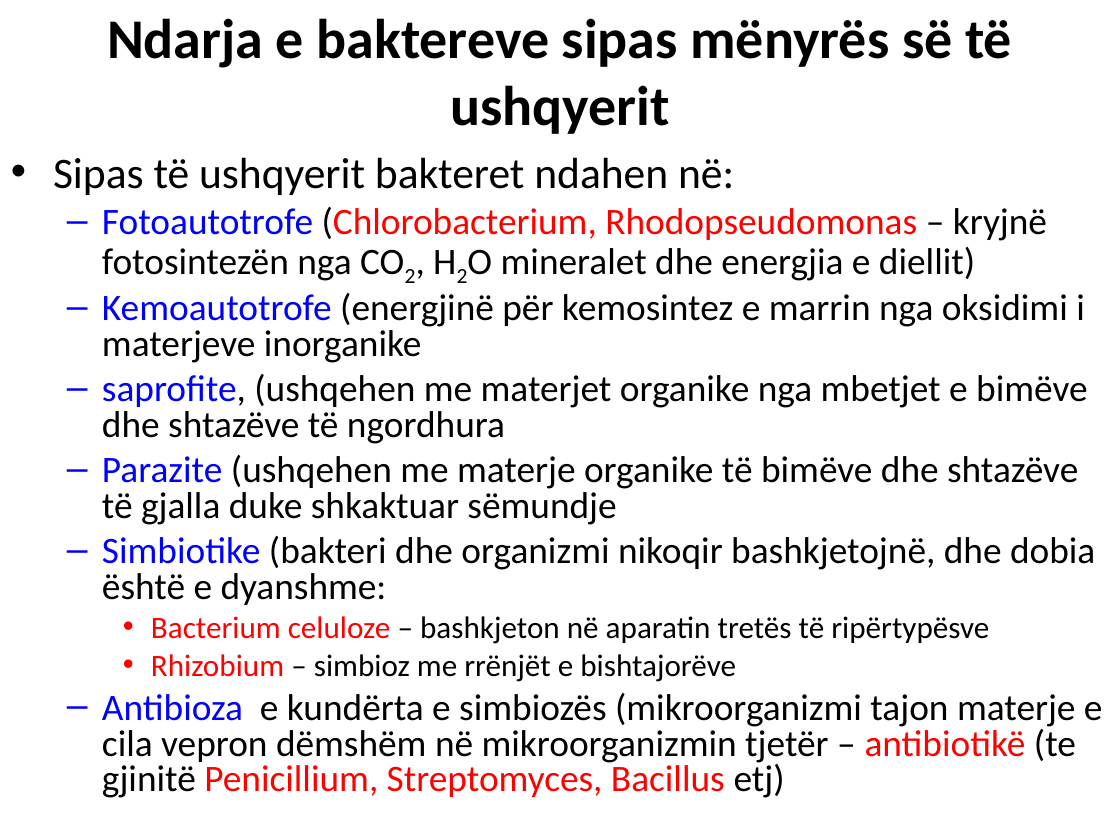
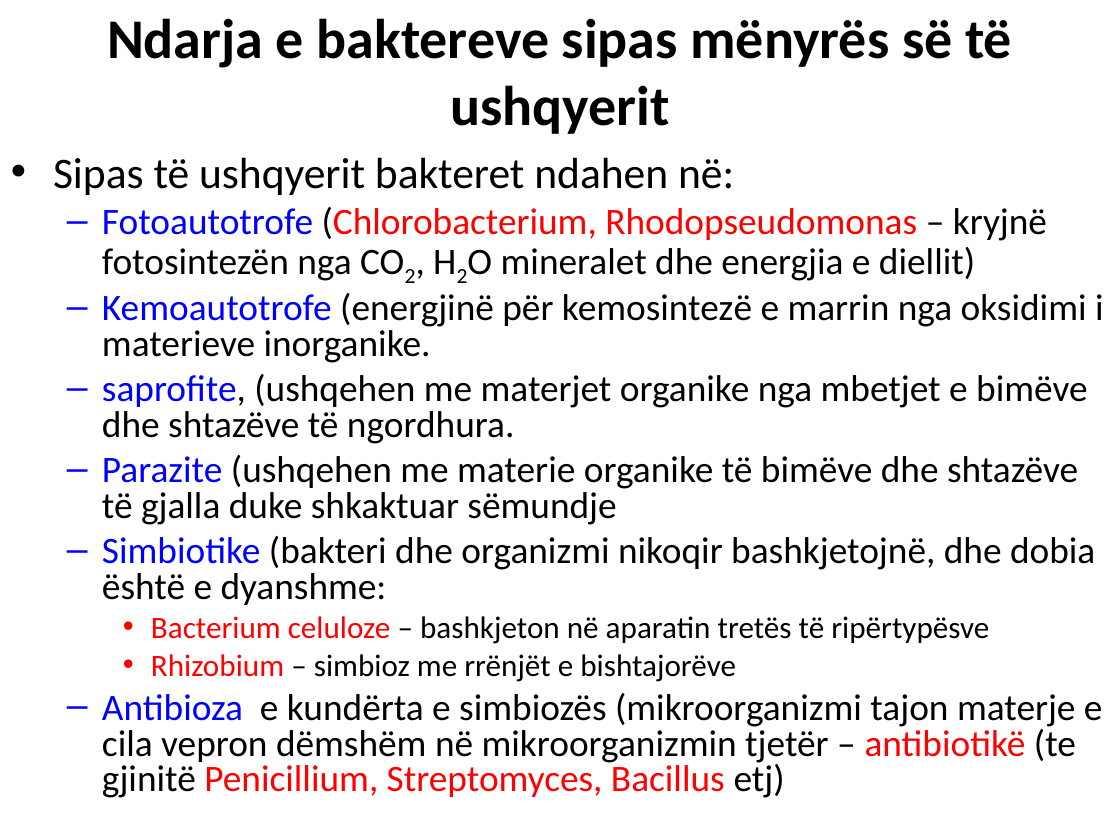
Before and after one commit to biologjia-aplikative/Biologjia-Aplikative, a slide deck: slide 27 of materiale/Klasa 11/2. BAKTERIET.ppt. Drawn at 1120x840 pixels with LibreOffice and Linux fonts; fonts in the diff are those of the drawing. Boxes give left, top, right and bottom in pixels: in the first picture for what was removed or moved away, otherwise in the second. Text is boxed around its words. In the diff, an @@ line names an element or a change of style, - is before the commit and + after.

```diff
--- a/materiale/Klasa 11/2. BAKTERIET.ppt
+++ b/materiale/Klasa 11/2. BAKTERIET.ppt
@@ text at [102,293,1104,525]: text changed @@
-  – Kemoautotrofe (energjinë për kemosintez e marrin nga oksidimi i materjeve inorganike
-  – saprofite, (ushqehen me materjet organike nga mbetjet e bimëve dhe shtazëve të ngordhura
-  – Parazite (ushqehen me materje organike të bimëve dhe shtazëve të gjalla duke shkaktuar sëmundje
+  – Kemoautotrofe (energjinë për kemosintezë e marrin nga oksidimi i materieve inorganike.
+  – saprofite, (ushqehen me materjet organike nga mbetjet e bimëve dhe shtazëve të ngordhura.
+  – Parazite (ushqehen me materie organike të bimëve dhe shtazëve të gjalla duke shkaktuar sëmundje
```
Also in this commit, not shown: 20 other slides changed, 16 other files.
